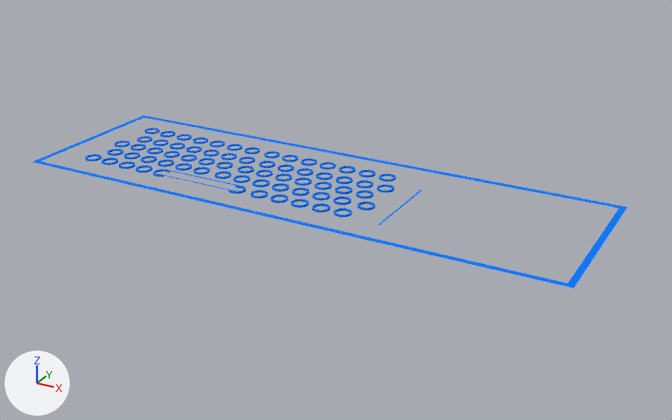
What one commit did to the Blender file assets/obj/Monitor/my_keyboard.blend.
Rendered twice from a 50 mm lens placed at (0.696, -1.18, 0.558), pointed at (0.048, -0.002, -0.031). The axes (+X, +Y, +Z) are drawn at lower left. The lights are the same throughout.
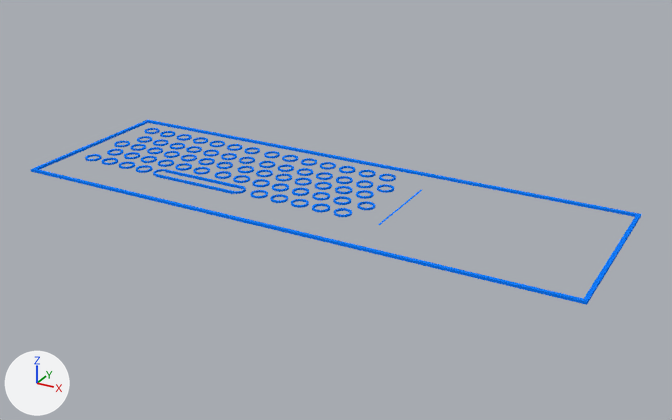
The newer file is also turned or shifted as a whole; pictures and numbers use the older file's frame.

Where the change shows, as pixel boxes (x1, y1, x2, y2) in the pictures (672 x 420 px):
'Cube', added (blue): after (31, 120, 641, 305)
'Plane.002', deleted (blue): before (33, 115, 627, 288)
'Cube.003', added (blue): after (156, 169, 242, 194)
'Plane.001', deleted: before (158, 169, 243, 191)

Edits to the bpy script that builds the scene:
```text
Add me_cube_009:
    me_cube_009.from_pydata([(-1.0, -1.0, -1.0), (-1.0, -1.0, 1.0), (-1.0, 1.0, -1.0), (-1.0, 1.0, 1.0), (1.0, -1.0, -1.0), (1.0, -1.0, 1.0), (1.0, 1.0, -1.0), (1.0, 1.0, 1.0), (-1.0, -0.74, -1.0), (-1.0, -0.74, 1.0), (1.0, -0.74, 1.0), (1.0, -0.74, -1.0), (1.0, 0.74, 1.0), (1.0, 0.74, -0.74), (1.0, 0.74, -1.0), (-1.0, 0.74, -1.0), (-1.0, 0.74, 1.0)], [], [(0, 1, 9, 8), (2, 3, 7, 6), (6, 7, 12, 13, 14), (4, 5, 1, 0), (2, 6, 14, 15), (7, 3, 16, 12), (15, 14, 13, 12, 16), (10, 9, 1, 5), (11, 10, 5, 4), (15, 16, 3, 2), (10, 11, 8, 9), (8, 11, 4, 0)])
    me_cube_009.materials.append(mat_screenblue_ambien_lighter)  # blue #137cff
Add me_cube_008:
    me_cube_008.from_pydata([(-1.0, -1.0, -1.0), (-1.0, -1.0, 1.0), (-1.0, 1.0, -1.0), (-1.0, 1.0, 1.0), (1.0, -1.0, -1.0), (1.0, -1.0, 1.0), (1.0, 1.0, -1.0), (1.0, 1.0, 1.0), (-0.99, -0.96, 1.0), (-0.99, -0.96, -1.0), (0.99, -0.96, 1.0), (0.99, -0.96, -1.0), (-0.99, 0.96, 1.0), (-0.99, 0.96, -1.0), (0.99, 0.96, 1.0), (0.99, 0.96, -1.0)], [], [(0, 1, 3, 2), (2, 3, 7, 6), (6, 7, 5, 4), (4, 5, 1, 0), (2, 6, 4, 11, 15, 13), (7, 14, 10, 8, 1, 5), (11, 10, 14, 15), (15, 14, 12, 13), (1, 8, 12, 14, 7, 3), (13, 12, 8, 9), (9, 8, 10, 11), (13, 9, 11, 4, 0, 2)])
    me_cube_008.materials.append(mat_screenblue_ambien_lighter)  # blue #137cff
Remove ob_plane_002:
    ob_plane_002 = bpy.data.objects.new('Plane.002', me_plane_003)
    ob_plane_002.location = (0.0, 0.006, 0.002)
    ob_plane_002.scale = (0.461, 0.145, 0.509)
Remove ob_plane_001:
    ob_plane_001 = bpy.data.objects.new('Plane.001', me_plane_002)
    ob_plane_001.location = (-0.164, -0.071, 0.003)
    ob_plane_001.scale = (0.0759, 0.0126, 0.152)
Add ob_cube_003:
    ob_cube_003 = bpy.data.objects.new('Cube.003', me_cube_009)
    ob_cube_003.location = (-0.165, -0.072, 0.001)
    ob_cube_003.scale = (0.076, 0.0136, 0.002)
Add ob_cube:
    ob_cube = bpy.data.objects.new('Cube', me_cube_008)
    ob_cube.location = (0.024, -0.015, 0.0)
    ob_cube.scale = (0.461, 0.15, 0.002)
```
